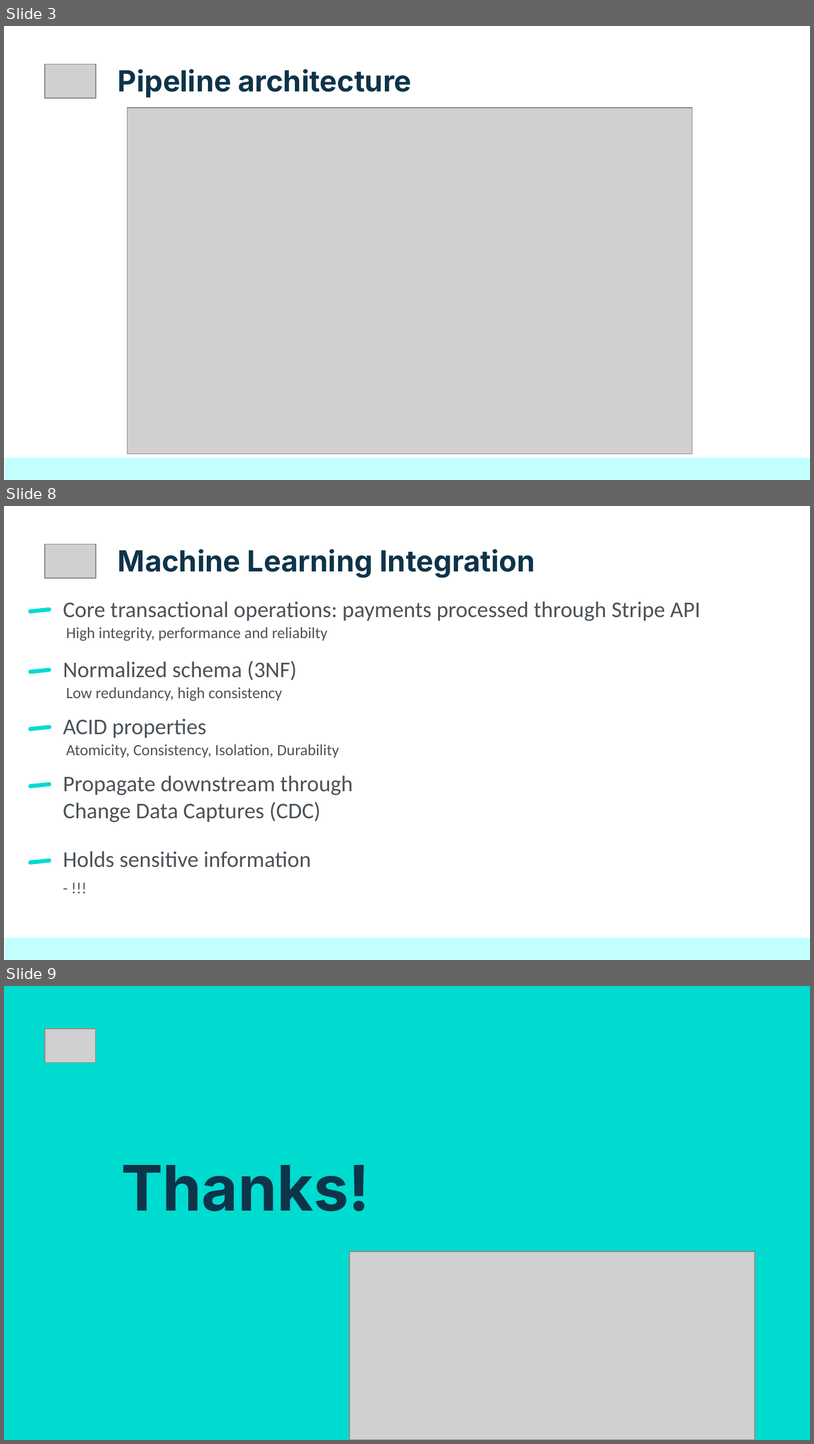
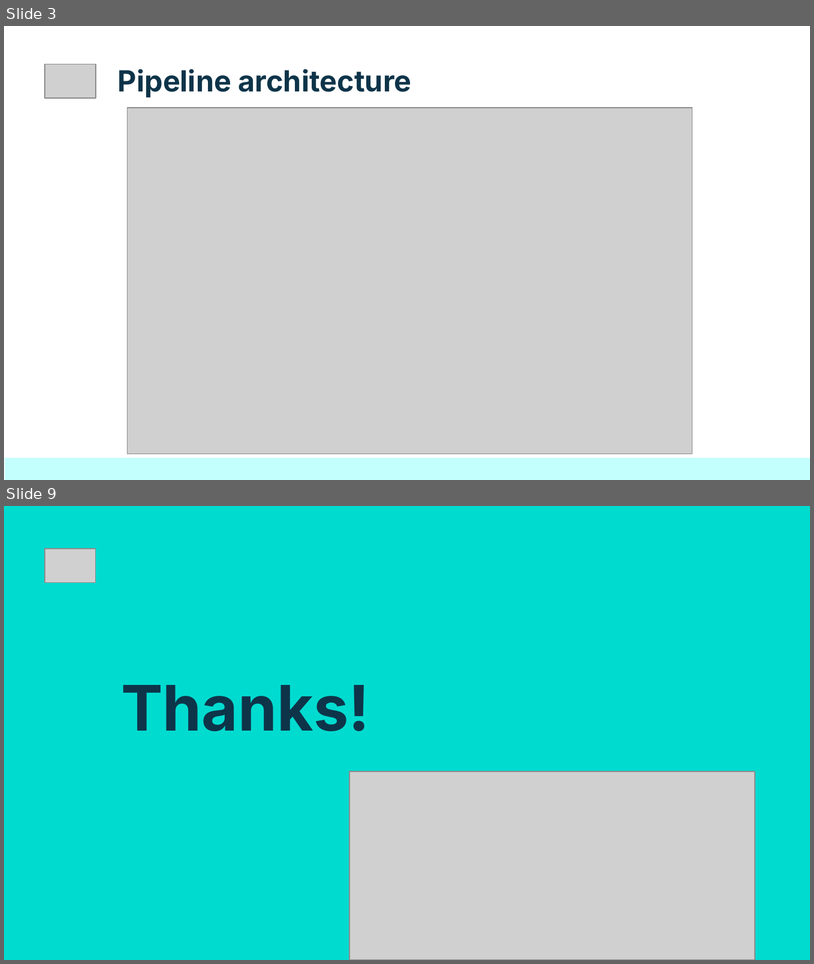
Before and after one commit to netesf13d/jedha-projects, a slide deck: 2-03-Stripe_Business_Case/presentation/Presentation - 2-03 - Stripe Business Case.odp. Shown one above the other, each under a label of ours: slides 3, 8 and 9 before the commit, slides 3 and 9 after it; the slides between them are not shown. The pictures are 814x1444 and 814x964 pixels, drawn with LibreOffice and Linux fonts; fonts in the diff are those of the drawing; grey boxes stand for pictures. Boxes give left, top, right and bottom in pixels: in the first picture for what was removed or moved away, otherwise in the second. Text is boxed around its words. In the diff, an @@ line names an element or a change of style, - is before the commit and + after.

Commit message:
work on 2-03 Stripe

```diff
--- a/2-03-Stripe_Business_Case/presentation/Presentation - 2-03 - Stripe Business Case.odp
+++ b/2-03-Stripe_Business_Case/presentation/Presentation - 2-03 - Stripe Business Case.odp
@@ slide 8 removed at (x1=4, y1=506, x2=810, y2=960), background #FFFFFF @@
@@ picture removed at (x1=45, y1=544, x2=96, y2=578) @@
@@ title removed at (x1=118, y1=549, x2=535, y2=578) @@
-Machine Learning Integration
@@ rounded rectangle removed at (x1=28, y1=607, x2=52, y2=613) @@
@@ title removed at (x1=63, y1=601, x2=701, y2=621) @@
-Core transactional operations: payments processed through Stripe API
@@ title removed at (x1=66, y1=627, x2=328, y2=641) @@
-High integrity, performance and reliabilty
@@ title removed at (x1=63, y1=661, x2=297, y2=680) @@
-Normalized schema (3NF)
@@ rounded rectangle removed at (x1=28, y1=668, x2=52, y2=674) @@
@@ title removed at (x1=66, y1=687, x2=282, y2=701) @@
-Low redundancy, high consistency
@@ title removed at (x1=63, y1=718, x2=206, y2=738) @@
-ACID properties
@@ rounded rectangle removed at (x1=28, y1=725, x2=52, y2=732) @@
@@ title removed at (x1=66, y1=744, x2=339, y2=757) @@
-Atomicity, Consistency, Isolation, Durability
@@ title removed at (x1=63, y1=775, x2=353, y2=822) @@
-Propagate downstream through Change Data Captures (CDC)
@@ rounded rectangle removed at (x1=28, y1=781, x2=52, y2=788) @@
@@ rounded rectangle removed at (x1=28, y1=858, x2=52, y2=864) @@
@@ title removed at (x1=63, y1=851, x2=311, y2=867) @@
-Holds sensitive information
@@ title removed at (x1=55, y1=870, x2=275, y2=913) @@
-- !!!
@@ rectangle removed at (x1=5, y1=937, x2=810, y2=959) @@
```
Also in this commit, not shown: 3 slides changed, 2 slides added, 6 other slides removed, 4 other files.
